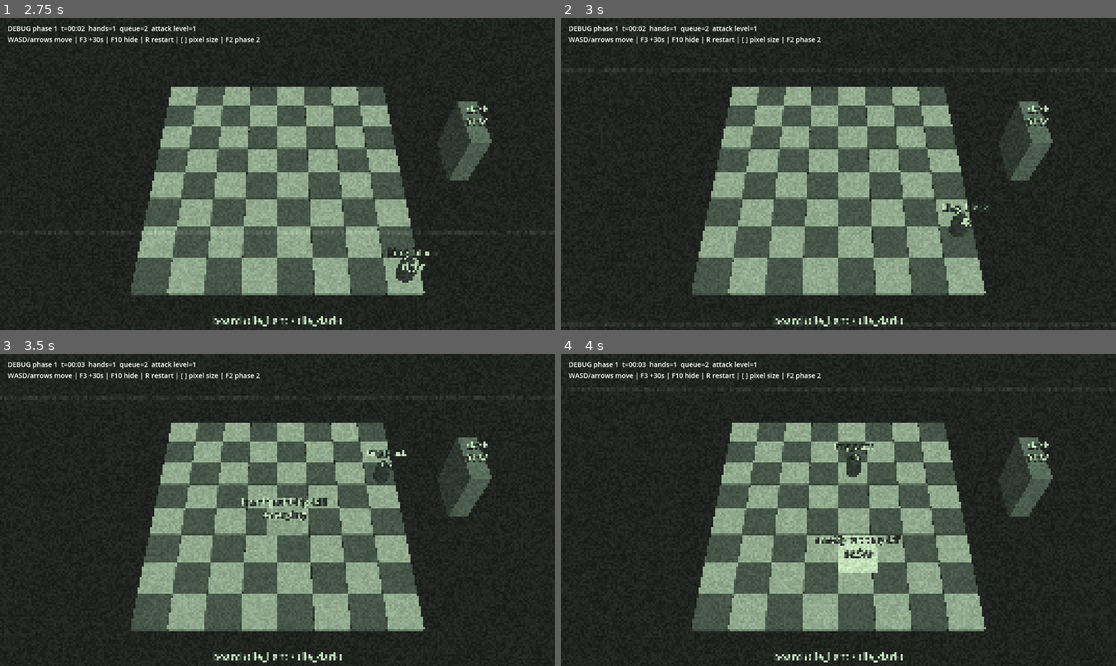
Above: before the commit, frames 1-4 (two rows, left to right).
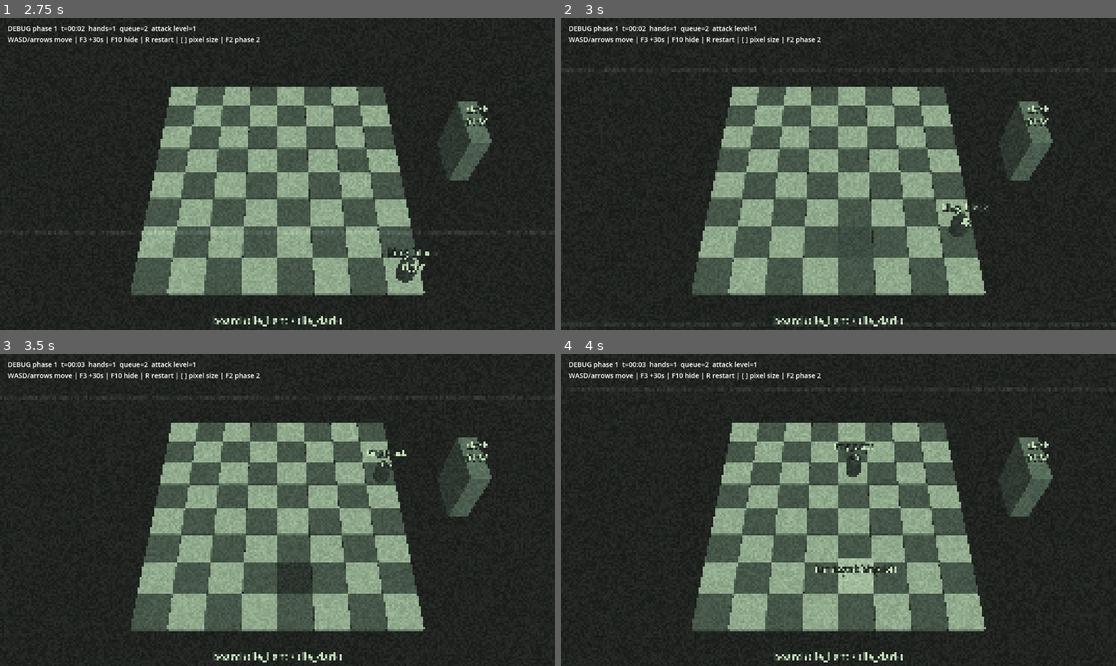
Above: after the commit, the same moments.

Repository: gitSQUASHed/chess--cosmic-horror
Game: Godot game, scene res://src/main.tscn
The game is run twice, just before and just after one commit, with the same random seed, the same clock (stepped at 60 frames per second) and the same inputs.
Inputs:
- Up to frame 1 (2.75 s): tap Enter at 0.5, 2.1 s; hold D (move_right) 0.53-1.28 s; hold Space (confirm) 0.53-1.28 s; hold S (move_down) 1.28-2.03 s; tap R at 1.35 s; hold D (move_right) from 2.03 s (still down)
- Up to frame 2 (3 s): release D (move_right) at 2.78 s; hold W (move_up) from 2.78 s (still down); tap 1 at 2.85 s
- Up to frame 3 (3.5 s): keep holding W (move_up)
- Up to frame 4 (4 s): release W (move_up) at 3.53 s; hold A (move_left) from 3.53 s (still down); tap 2 at 3.6 s

Frame 1 is identical in both runs. In frame 2, 0.6% of the frame differs, in the area x 49-57%, y 66-77%; in frame 3, 1.3%, in the area x 43-59%, y 46-77%; in frame 4, 1.1%.

Commit message:
[CORE] make game more playable

Diff:
--- a/src/actors/guiding_hand.gd
+++ b/src/actors/guiding_hand.gd
@@ -24,6 +24,7 @@
 	target = chase_target
 	position = start
 	_visual = Placeholders.guiding_hand()
+	Placeholders.add_outline(_visual)
 	add_child(_visual)
 	var danger := Area3D.new()
 	danger.collision_layer = Layers.HAND_DANGER
--- a/src/actors/hand.gd
+++ b/src/actors/hand.gd
@@ -1,8 +1,12 @@
 class_name Hand
 extends Node3D
 ## One enemy hand. A simple command executor: it runs exactly one HandCommand at a time
-## (emerge, act, recover) and reports back. It knows nothing about scheduling, cooldowns or
+## (telegraph, act, recover) and reports back. It knows nothing about scheduling, cooldowns or
 ## other hands; Hands decides that.
+##
+## Hands stand directly on the field. During the telegraph a ground hand (sweep, swipe, wall)
+## already stands where it will act; a top-down hand (grab, punch) stays hidden and only its
+## shadow marks where it lands, then it drops in. There are no other warnings.
 ##
 ## Physics: while ACTIVE, a damaging action enables an Area3D on the hand_danger layer and a
 ## blocking action (wall) enables a StaticBody3D on the wall layer.
@@ -14,15 +18,23 @@
 
 enum State { IDLE, EMERGING, ACTIVE, RECOVERING }
 
-## Height at which the hand model hovers above the ground.
-const HOVER := 1.4
+## Top-down hands drop in from this height when the attack starts.
+const DROP_HEIGHT := 6.0
+## Seconds the drop takes at speed scale 1.
+const DROP_SECONDS := 0.15
+## Shadow opacity at the start and end of the telegraph.
+const SHADOW_FAINT := 0.35
+const SHADOW_FULL := 0.85
 
 var state: State = State.IDLE
+## Phase 2: give the hand model a solid white outline.
+var outlined := false
 
 var _command: HandCommand
 var _elapsed := 0.0
 var _visual: Node3D
 var _effect_visual: Node3D
+var _shadow: MeshInstance3D
 var _danger: Area3D
 var _wall: StaticBody3D
 var _shapes: Array[CollisionShape3D] = []
@@ -52,7 +64,6 @@
 		return false
 	_command = command
 	_build_nodes()
-	position = command.origin
 	rotation.y = command.heading
 	_enter(State.EMERGING)
 	action_started.emit(self, command)
@@ -80,7 +91,7 @@
 			if _elapsed >= _command.active_time():
 				_enter(State.RECOVERING)
 		State.RECOVERING:
-			if _elapsed >= _command.definition.recovery:
+			if _elapsed >= _command.recovery_time():
 				var finished_command := _command
 				_finish()
 				action_finished.emit(self, finished_command)
@@ -97,9 +108,7 @@
 	if _effect_visual != null:
 		_effect_visual.visible = active
 	if _visual != null:
-		var state_name := String(State.keys()[new_state]).to_lower()
-		Placeholders.set_subtitle(_visual, state_name)
-		ModelAnimator.play(_visual, state_name)
+		ModelAnimator.play(_visual, String(State.keys()[new_state]).to_lower())
 	_update_visual()
 
 
@@ -116,6 +125,7 @@
 		child.queue_free()
 	_visual = null
 	_effect_visual = null
+	_shadow = null
 	_danger = null
 	_wall = null
 	_shapes.clear()
@@ -125,9 +135,14 @@
 	_clear_nodes()
 	var definition := _command.definition
 	var volume := definition.volume_size(_command)
-	_visual = Placeholders.hand(definition.placeholder_name(), Vector3(volume.x, 0.3, volume.z))
-	_visual.position.y = HOVER
-	add_child(_visual)
+	if definition.shows_hand:
+		_visual = Placeholders.hand(definition.placeholder_name(), Vector3(volume.x, 0.3, volume.z))
+		if outlined:
+			Placeholders.add_outline(_visual)
+		add_child(_visual)
+	if definition.from_above:
+		_shadow = Placeholders.shadow(Vector2(volume.x, volume.z))
+		add_child(_shadow)
 	if not definition.damages and not definition.blocks_movement:
 		return
 	var shape_node := CollisionShape3D.new()
@@ -158,19 +173,28 @@
 	if _command == null:
 		return
 	var definition := _command.definition
-	var brightness := 1.0
+	var drop := 0.0
 	match state:
 		State.EMERGING:
-			var progress := clampf(_elapsed / maxf(_command.telegraph_time, 0.001), 0.0, 1.0)
-			var eased := progress * progress * (3.0 - 2.0 * progress)
-			position = _command.origin.lerp(definition.rest_position(_command), eased)
-			brightness = lerpf(0.35, 1.0, progress)
+			position = _ground(definition.rest_position(_command))
+			if _shadow != null:
+				var progress := clampf(_elapsed / maxf(_command.telegraph_time, 0.001), 0.0, 1.0)
+				Placeholders.set_shadow_strength(_shadow, lerpf(SHADOW_FAINT, SHADOW_FULL, progress))
 		State.ACTIVE:
-			position = definition.active_position(_command, _elapsed)
-			brightness = 1.6
+			position = _ground(definition.active_position(_command, _elapsed))
+			if definition.from_above:
+				var drop_time := DROP_SECONDS / _command.speed_scale
+				drop = DROP_HEIGHT * (1.0 - clampf(_elapsed / drop_time, 0.0, 1.0))
 		State.RECOVERING:
-			position = definition.active_position(_command, _command.active_time())
-			brightness = lerpf(1.0, 0.35, clampf(_elapsed / maxf(definition.recovery, 0.001), 0.0, 1.0))
+			position = _ground(definition.active_position(_command, _command.active_time()))
+	if _shadow != null:
+		_shadow.visible = state == State.EMERGING or drop > 0.0
 	if _visual != null:
-		Placeholders.set_brightness(_visual, brightness)
+		# Top-down hands are not on screen before their attack.
+		_visual.visible = not (definition.from_above and state == State.EMERGING)
+		_visual.position.y = drop
 	visible = true
+
+
+func _ground(point: Vector3) -> Vector3:
+	return Vector3(point.x, _command.surface_y, point.z)
--- a/src/actors/hands.gd
+++ b/src/actors/hands.gd
@@ -7,6 +7,8 @@
 ## WHICH hand runs it, WHERE it goes and WHEN it may start.
 
 signal hand_count_changed(count: int)
+## Emitted when a hand starts an action, at the start of its telegraph (e.g. to mark pillars).
+signal action_telegraphed(hand: Hand, command: HandCommand)
 ## Emitted when any hand's action becomes active (e.g. to remove pillars).
 signal action_activated(hand: Hand, command: HandCommand)
 
@@ -15,12 +17,15 @@
 
 ## Seconds a hand waits after finishing an action before it may start the next one.
 var action_cooldown := 4.0
-## Seconds subtracted from every telegraph time. Telegraphs never drop below Constants.MIN_TELEGRAPH.
-var telegraph_reduction := 0.0
+## Attack speed multiplier set by the directors as the phase progresses. Telegraph times are
+## not affected.
+var speed_scale := 1.0
+## Height of the ground surface hands stand on.
+var surface_y := 0.0
+## Phase 2: hands get a solid white outline.
+var outline_hands := false
 ## Phase 2 rule: two simultaneous actions may not share an anchor tile.
 var forbid_shared_centers := false
-## World positions the hands emerge from (the rear silhouettes).
-var origins: Array[Vector3] = [Vector3(1.5, 0.0, -3.5), Vector3(6.5, 0.0, -3.5)]
 ## Phase 2: returns a placement for the request, or null to use the board placement.
 var placement_override: Callable = Callable()
 
@@ -46,6 +51,7 @@
 	while _hands.size() < _target_count:
 		var hand := Hand.new()
 		hand.action_finished.connect(_on_action_finished)
+		hand.action_started.connect(func(started: Hand, command: HandCommand) -> void: action_telegraphed.emit(started, command))
 		hand.action_became_active.connect(_on_action_activated)
 		add_child(hand)
 		_hands.append(hand)
@@ -128,6 +134,7 @@
 			if forbid_shared_centers and _shares_center(command):
 				continue
 			_queue.remove_at(queue_index)
+			hand.outlined = outline_hands
 			hand.execute(command)
 			break
 
@@ -168,9 +175,9 @@
 	if command == null:
 		command = _place_on_board(definition)
 	command.definition = definition
-	command.telegraph_time = maxf(Constants.MIN_TELEGRAPH, definition.telegraph_base - telegraph_reduction)
-	if command.origin == Vector3.ZERO and not origins.is_empty():
-		command.origin = origins[hand_index % origins.size()]
+	command.telegraph_time = maxf(Constants.MIN_TELEGRAPH, definition.telegraph_base)
+	command.speed_scale = speed_scale
+	command.surface_y = surface_y
 	return command
 
 
--- a/src/attacks/attack_catalogue.gd
+++ b/src/attacks/attack_catalogue.gd
@@ -26,19 +26,20 @@
 		"sweep":
 			definition.asset_name = "sweep"
 			definition.size = 3 if upgraded else 1
-			definition.telegraph_base = 0.72
+			definition.telegraph_base = 1.0
 			definition.active_duration = 1.55
 			definition.recovery = 0.35
 		"grab":
 			definition.asset_name = "grabbing"
+			definition.from_above = true
 			definition.size = 3 if upgraded else 1
-			definition.telegraph_base = 0.92
+			definition.telegraph_base = 1.0
 			definition.active_duration = 0.48
 			definition.recovery = 0.4
 		"wall":
 			definition.asset_name = "wall"
 			definition.size = 3 if upgraded else 1
-			definition.telegraph_base = 0.7
+			definition.telegraph_base = 1.0
 			definition.active_duration = 3.7
 			definition.recovery = 0.3
 			definition.blocks_movement = true
@@ -46,21 +47,24 @@
 		"swipe":
 			definition.asset_name = "swipe"
 			definition.size = 3 if upgraded else 1
-			definition.telegraph_base = 0.6
+			definition.telegraph_base = 1.0
 			definition.active_duration = 2.0
 			definition.recovery = 0.3
 		"void_removal":
 			definition.asset_name = "void-removal"
+			# Pulls pillars down from below: no hand on screen, the marked tiles are the warning.
+			definition.shows_hand = false
 			definition.size = 2 if upgraded else 1
 			definition.damages = false
-			definition.telegraph_base = 0.8
+			definition.telegraph_base = 1.0
 			definition.active_duration = 0.4
 			definition.recovery = 0.4
 		"punch":
 			definition.asset_name = "punch"
+			definition.from_above = true
 			definition.size = 3 if upgraded else 1
 			definition.damages = false
-			definition.telegraph_base = 0.8
+			definition.telegraph_base = 1.0
 			definition.active_duration = 0.4
 			definition.recovery = 0.4
 		_:
--- a/src/attacks/attack_definition.gd
+++ b/src/attacks/attack_definition.gd
@@ -16,7 +16,13 @@
 @export var asset_name: String = ""
 ## Width of a sweep, length of a grab, wall or swipe line, side of a void/punch area.
 @export var size: int = 1
-@export var telegraph_base: float = 0.7
+## Seconds between appearing and attacking; Hands never uses less than Constants.MIN_TELEGRAPH.
+@export var telegraph_base: float = 1.0
+## Top-down attacks (grab, punch): the hand stays hidden before the attack and only its
+## shadow shows where it will land.
+@export var from_above: bool = false
+## False for attacks without a visible hand (void removal pulls from below).
+@export var shows_hand: bool = true
 @export var active_duration: float = 1.0
 @export var recovery: float = 0.35
 ## True if the active volume blocks the king (walls).
@@ -52,10 +58,10 @@
 func active_position(command: HandCommand, active_elapsed: float) -> Vector3:
 	var rest := rest_position(command)
 	if kind == "swipe":
-		return rest + command.direction * SWIPE_SPEED * command.tile_size * active_elapsed
+		return rest + command.direction * SWIPE_SPEED * command.speed_scale * command.tile_size * active_elapsed
 	if kind != "sweep":
 		return rest
-	var travel := active_elapsed * SWEEP_SPEED * command.tile_size
+	var travel := active_elapsed * SWEEP_SPEED * command.speed_scale * command.tile_size
 	match command.side:
 		"left":
 			return rest + Vector3(travel, 0.0, 0.0)
--- a/src/attacks/hand_command.gd
+++ b/src/attacks/hand_command.gd
@@ -10,10 +10,13 @@
 var side := "left"
 ## Wall and swipe orientation (true = along x).
 var horizontal := true
-## Seconds the hand spends emerging before the action becomes active.
-var telegraph_time := 0.7
-## World position the hand emerges from, e.g. a rear silhouette.
-var origin := Vector3.ZERO
+## Seconds between the hand (or its shadow) appearing and the action becoming active.
+var telegraph_time := 1.0
+## Attack speed multiplier, rising with phase time. Speeds up movement, strikes and recovery,
+## never the telegraph.
+var speed_scale := 1.0
+## Height of the ground surface the hand stands on.
+var surface_y := 0.0
 ## Moving hands (swipe): where the hand starts, which way it slides, and its yaw.
 var start := Vector3.ZERO
 var direction := Vector3.ZERO
@@ -26,4 +29,13 @@
 
 
 func active_time() -> float:
-	return active_override if active_override > 0.0 else definition.active_duration
+	if active_override > 0.0:
+		return active_override / speed_scale
+	# A wall's duration is how long it blocks, not how fast it moves.
+	if definition.blocks_movement:
+		return definition.active_duration
+	return definition.active_duration / speed_scale
+
+
+func recovery_time() -> float:
+	return definition.recovery / speed_scale
--- a/src/core/constants.gd
+++ b/src/core/constants.gd
@@ -7,7 +7,9 @@
 const PHASE_TWO_ENDURANCE_SECONDS := 600.0
 ## The planned long-run target is about 500 tiles; kept short so a full run is testable.
 const PHASE_TWO_ESCAPE_TILES := 60
-const MIN_TELEGRAPH := 0.5
+## Seconds between a hand appearing (or its shadow / marked tile) and its attack. Never shorter,
+## and it does not shrink over time; attacks get faster through Hands.speed_scale instead.
+const MIN_TELEGRAPH := 1.0
 const KING_MOVE_SECONDS := 0.14
 const KING_START_TILE := Vector2i(3, 4)
 ## Width of one Phase 2 tile pillar in metres. Twice a Phase 1 board tile: the field is easier
--- a/src/models/placeholders.gd
+++ b/src/models/placeholders.gd
@@ -5,6 +5,8 @@
 ## Hands are red, the king is green, tiles and pillars are white/gray.
 
 const MODEL_DIR := "res://src/assets/models/"
+## Phase 2 outline thickness in metres (about one screen pixel cell at the Phase 2 zoom).
+const OUTLINE_WIDTH := 0.12
 
 
 ## Builds a placeholder (or the real model, if present) for `placeholder_name`.
@@ -93,6 +95,66 @@
 			material.emission = base
 
 
+## Adds a solid white outline to every mesh of `model` (placeholder or real model): an unshaded,
+## front-culled hull slightly larger than the mesh, so lights and shadows never affect it.
+static func add_outline(model: Node3D, width: float = OUTLINE_WIDTH) -> void:
+	if model.has_meta("outlined"):
+		return
+	model.set_meta("outlined", true)
+	var material := StandardMaterial3D.new()
+	material.shading_mode = BaseMaterial3D.SHADING_MODE_UNSHADED
+	material.albedo_color = Color.WHITE
+	material.cull_mode = BaseMaterial3D.CULL_FRONT
+	var meshes: Array[MeshInstance3D] = []
+	_collect_meshes(model, meshes)
+	for source in meshes:
+		if source.mesh == null:
+			continue
+		var bounds := source.mesh.get_aabb()
+		var hull := MeshInstance3D.new()
+		hull.name = "Outline"
+		hull.mesh = source.mesh
+		hull.material_override = material
+		hull.cast_shadow = GeometryInstance3D.SHADOW_CASTING_SETTING_OFF
+		var grow := Vector3.ONE
+		for axis in range(3):
+			if bounds.size[axis] > 0.001:
+				grow[axis] = (bounds.size[axis] + 2.0 * width) / bounds.size[axis]
+		var centre := bounds.get_center()
+		hull.transform = Transform3D(Basis.from_scale(grow), centre - centre * grow)
+		source.add_child(hull)
+
+
+static func _collect_meshes(node: Node, result: Array[MeshInstance3D]) -> void:
+	if node is MeshInstance3D and node.name != "Outline":
+		result.append(node as MeshInstance3D)
+	for child in node.get_children():
+		_collect_meshes(child, result)
+
+
+## Flat dark patch on the ground where a top-down hand will land. `size` is (x, z) in metres.
+static func shadow(size: Vector2) -> MeshInstance3D:
+	var plane := PlaneMesh.new()
+	plane.size = size
+	var material := StandardMaterial3D.new()
+	material.shading_mode = BaseMaterial3D.SHADING_MODE_UNSHADED
+	material.transparency = BaseMaterial3D.TRANSPARENCY_ALPHA
+	material.albedo_color = Color(0.0, 0.0, 0.0, 0.5)
+	var patch := MeshInstance3D.new()
+	patch.name = "Shadow"
+	patch.mesh = plane
+	patch.material_override = material
+	patch.cast_shadow = GeometryInstance3D.SHADOW_CASTING_SETTING_OFF
+	patch.position.y = 0.02
+	return patch
+
+
+static func set_shadow_strength(patch: MeshInstance3D, alpha: float) -> void:
+	var material := patch.material_override as StandardMaterial3D
+	if material != null:
+		material.albedo_color.a = clampf(alpha, 0.0, 1.0)
+
+
 static func king(is_white: bool) -> Node3D:
 	var colour := Palette.KING_WHITE_SIDE if is_white else Palette.KING_BLACK_SIDE
 	var model := make("king_white" if is_white else "king_black", "capsule", Vector3(0.5, 0.9, 0.5), colour)
--- a/src/phase1/phase1.gd
+++ b/src/phase1/phase1.gd
@@ -37,7 +37,8 @@
 	add_child(_silhouettes)
 	_hands = Hands.new()
 	_hands.setup(context.run_config.rng)
-	_hands.origins = _silhouettes.origins()
+	# Board tiles are 0.2 tall with their top at y 0.1.
+	_hands.surface_y = 0.1
 	add_child(_hands)
 	context.effects.set_mode(ScreenEffects.Mode.PHASE_ONE)
 	_director.setup(_hands, context.run_config.rng)
--- a/src/phase1/phase1_director.gd
+++ b/src/phase1/phase1_director.gd
@@ -55,7 +55,8 @@
 	if target != _hands.hand_count():
 		_hands.set_hand_count(target, FIRST_HAND_DELAY if _hands.hand_count() == 0 else LATER_HAND_DELAY)
 	_hands.action_cooldown = _action_interval()
-	_hands.telegraph_reduction = elapsed / Constants.PHASE_ONE_SECONDS * 0.3
+	# Attacks speed up to 1.4x by the end of the phase; the telegraph stays fixed.
+	_hands.speed_scale = 1.0 + elapsed / Constants.PHASE_ONE_SECONDS * 0.4
 
 
 func _action_interval() -> float:
--- a/src/phase2/phase2.gd
+++ b/src/phase2/phase2.gd
@@ -48,6 +48,8 @@
 	_hands.setup(context.run_config.rng)
 	_hands.forbid_shared_centers = true
 	_hands.placement_override = Callable(self, "_place")
+	_hands.outline_hands = true
+	_hands.action_telegraphed.connect(_on_action_telegraphed)
 	_hands.action_activated.connect(_on_action_activated)
 	add_child(_hands)
 	_director.setup(_hands, context.run_config.rng, context.upgrades)
@@ -121,7 +123,6 @@
 		command.anchor = target - (Vector2i(half, 0) if command.horizontal else Vector2i(0, half))
 	else:
 		command.anchor = target - Vector2i(int(definition.size / 2.0), int(definition.size / 2.0))
-	command.origin = definition.rest_position(command) + Vector3(0.0, 8.0 * TILE, 0.0)
 	return command
 
 
@@ -152,7 +153,6 @@
 	command.heading = atan2(command.direction.x, command.direction.z)
 	var travel := _exit_distance(spot, screen_dir, VIEW_RECT_TILES) + 2.0
 	command.active_override = travel / AttackDefinition.SWIPE_SPEED
-	command.origin = command.start - command.direction * 2.0 * TILE
 
 
 func _exit_distance(spot: Vector2, direction: Vector2, view: Rect2) -> float:
@@ -168,6 +168,12 @@
 	return maxf(distance, 1.0) if distance != INF else 1.0
 
 
+## Void removal: the target pillars go dark with an outline for the telegraph, then sink.
+func _on_action_telegraphed(_hand: Hand, command: HandCommand) -> void:
+	if command.definition.kind == "void_removal":
+		_field.mark_area(command.anchor, command.definition.size)
+
+
 func _on_action_activated(_hand: Hand, command: HandCommand) -> void:
 	var kind := command.definition.kind
 	if kind == "void_removal" or kind == "punch":
--- a/src/phase2/phase2_director.gd
+++ b/src/phase2/phase2_director.gd
@@ -66,7 +66,8 @@
 	if target != _hands.hand_count():
 		_hands.set_hand_count(target, FIRST_HAND_DELAY if _hands.hand_count() == 0 else LATER_HAND_DELAY)
 	_hands.action_cooldown = _action_interval()
-	_hands.telegraph_reduction = elapsed / 450.0
+	# Attacks speed up over the run (1.5x after 7.5 minutes); the telegraph stays fixed.
+	_hands.speed_scale = 1.0 + minf(elapsed / 450.0, 1.0) * 0.5
 
 
 func _action_interval() -> float:
--- a/src/phase2/phase2_king.gd
+++ b/src/phase2/phase2_king.gd
@@ -33,6 +33,7 @@
 	collision_layer = Layers.KING
 	collision_mask = Layers.PILLAR | Layers.WALL
 	_visual = Placeholders.king(is_white)
+	Placeholders.add_outline(_visual)
 	add_child(_visual)
 	var body_shape := CollisionShape3D.new()
 	var capsule := CapsuleShape3D.new()
--- a/src/phase2/pillar_field.gd
+++ b/src/phase2/pillar_field.gd
@@ -82,6 +82,20 @@
 			_sink(cell)
 
 
+## Void removal warning: the pillars in the square go completely dark with a white outline
+## until remove_area pulls them down.
+func mark_area(first_tile: Vector2i, size: int) -> void:
+	for x in range(first_tile.x, first_tile.x + size):
+		for z in range(first_tile.y, first_tile.y + size):
+			var cell := Vector2i(x, z)
+			if not _pillars.has(cell):
+				continue
+			var pillar := _pillars[cell] as Node3D
+			pillar.set_meta("marked", true)
+			Placeholders.set_brightness(pillar, 0.0)
+			Placeholders.add_outline(pillar)
+
+
 ## Permanently removes a square of tiles (void removal and punch).
 func remove_area(first_tile: Vector2i, size: int) -> void:
 	for x in range(first_tile.x, first_tile.x + size):
@@ -98,7 +112,8 @@
 	_disable_collision(pillar)
 	var tween := create_tween().set_parallel(true)
 	tween.tween_property(pillar, "position:y", -6.0, 1.2).set_ease(Tween.EASE_IN)
-	tween.tween_method(func(value: float) -> void: Placeholders.set_brightness(pillar, value), 1.0, 0.0, 1.2)
+	var from_brightness := 0.0 if pillar.has_meta("marked") else 1.0
+	tween.tween_method(func(value: float) -> void: Placeholders.set_brightness(pillar, value), from_brightness, 0.0, 1.2)
 	tween.chain().tween_callback(pillar.queue_free)
 
 
Not shown, changed: docs/plan/gameplay/enemy_mechanics.md
Not shown, changed: docs/plan/gameplay/phase_1_board_cleanup.md
Not shown, changed: docs/plan/style/interface_and_feedback.md
Not shown, changed: docs/plan/style/shaders.md
Not shown, changed: docs/plan/style/visual_direction.md
Not shown, added: docs/tasks/T-23-attack-warnings.md
